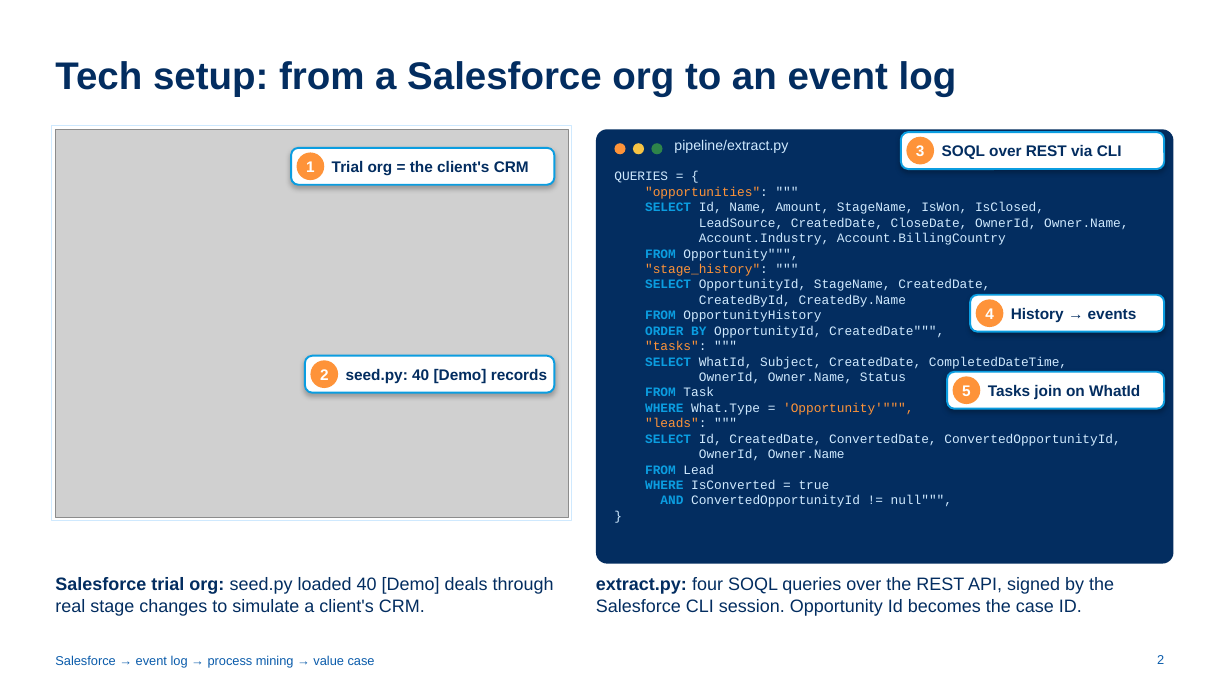
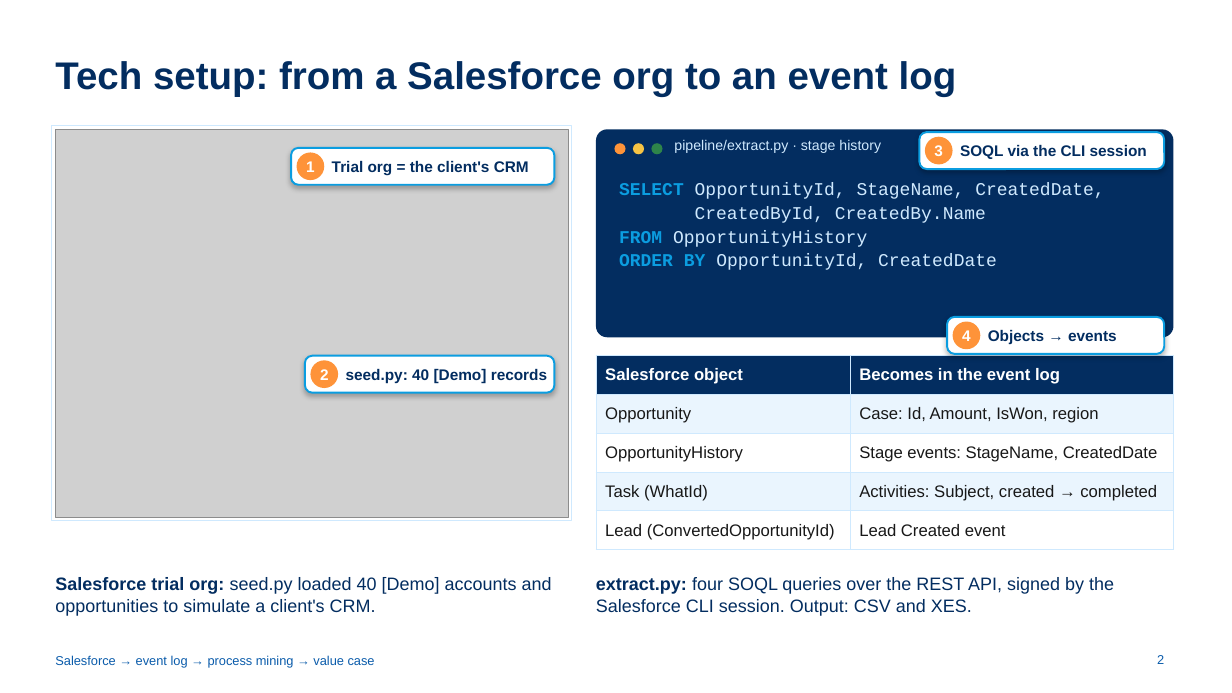
Before and after one commit to ch-lukas/salesforce-process-intelligence, a slide deck: slide 2 of deck/salesforce-process-intelligence-tech-setup.pptx. Drawn at 1232x693 pixels with LibreOffice and Linux fonts; fonts in the diff are those of the drawing; grey boxes stand for pictures. Boxes give left, top, right and bottom in pixels: in the first picture for what was removed or moved away, otherwise in the second. Text is boxed around its words. In the diff, an @@ line names an element or a change of style, - is before the commit and + after.

```diff
--- a/deck/salesforce-process-intelligence-tech-setup.pptx
+++ b/deck/salesforce-process-intelligence-tech-setup.pptx
@@ rounded rectangle resized from (x1=596, y1=129, x2=1174, y2=564) to (x1=596, y1=129, x2=1174, y2=337) @@
@@ rounded rectangle at (x1=596, y1=129, x2=1174, y2=337): proportions changed @@
@@ text at (x1=674, y1=139, x2=881, y2=153): text changed @@
-pipeline/extract.py
+pipeline/extract.py · stage history
@@ rounded rectangle resized from (x1=901, y1=132, x2=1165, y2=169) to (x1=920, y1=132, x2=1165, y2=169) @@
@@ text "3" moved from (x1=916, y1=145, x2=925, y2=156) to (x1=934, y1=145, x2=943, y2=156) @@
@@ ellipse moved from (x1=907, y1=137, x2=934, y2=165) to (x1=925, y1=137, x2=953, y2=165) @@
@@ text at (x1=960, y1=145, x2=1147, y2=159): text changed @@
-SOQL over REST via CLI
+SOQL via the CLI session
@@ text removed at (x1=614, y1=171, x2=1128, y2=507) @@
-QUERIES = {
-"opportunities": """
-SELECT Id, Name, Amount, StageName, IsWon, IsClosed,
-LeadSource, CreatedDate, CloseDate, OwnerId, Owner.Name,
-Account.Industry, Account.BillingCountry
-FROM Opportunity""",
-"stage_history": """
-SELECT OpportunityId, StageName, CreatedDate,
-CreatedById, CreatedBy.Name
-FROM OpportunityHistory
-ORDER BY OpportunityId, CreatedDate""",
-"tasks": """
-SELECT WhatId, Subject, CreatedDate, CompletedDateTime,
-OwnerId, Owner.Name, Status
-FROM Task
-WHERE What.Type = 'Opportunity'""",
-"leads": """
-SELECT Id, CreatedDate, ConvertedDate, ConvertedOpportunityId,
-OwnerId, Owner.Name
-FROM Lead
-WHERE IsConverted = true
-AND ConvertedOpportunityId != null""",
-}
@@ text added at (x1=619, y1=183, x2=1104, y2=270), 14 pt, text #CFE9FE @@
+SELECT OpportunityId, StageName, CreatedDate,
+CreatedById, CreatedBy.Name
+FROM OpportunityHistory
+ORDER BY OpportunityId, CreatedDate
@@ rounded rectangle resized from (x1=970, y1=295, x2=1165, y2=332) to (x1=947, y1=317, x2=1165, y2=354) @@
@@ text "4" moved from (x1=985, y1=308, x2=994, y2=319) to (x1=962, y1=330, x2=971, y2=341) @@
@@ ellipse moved from (x1=976, y1=299, x2=1004, y2=327) to (x1=953, y1=322, x2=981, y2=349) @@
@@ table added at (x1=596, y1=356, x2=1174, y2=544), 5 rows, 2 columns @@
+Salesforce object | Becomes in the event log
+Opportunity | Case: Id, Amount, IsWon, region
+OpportunityHistory | Stage events: StageName, CreatedDate
+Task (WhatId) | Activities: Subject, created → completed
+Lead (ConvertedOpportunityId) | Lead Created event
@@ text at (x1=988, y1=330, x2=1117, y2=344): text changed @@
-History → events
+Objects → events
@@ rounded rectangle removed at (x1=947, y1=372, x2=1165, y2=409) @@
@@ ellipse removed at (x1=953, y1=376, x2=981, y2=404) @@
@@ text removed at (x1=962, y1=385, x2=971, y2=396) @@
-5
@@ text removed at (x1=988, y1=385, x2=1140, y2=399) @@
-Tasks join on WhatId
@@ text at (x1=55, y1=577, x2=552, y2=616): text changed @@
-Salesforce trial org: seed.py loaded 40 [Demo] deals through real stage changes to simulate a client's CRM.
+Salesforce trial org: seed.py loaded 40 [Demo] accounts and opportunities to simulate a client's CRM.
@@ text at (x1=596, y1=577, x2=1114, y2=616): text changed @@
-extract.py: four SOQL queries over the REST API, signed by the Salesforce CLI session. Opportunity Id becomes the case ID.
+extract.py: four SOQL queries over the REST API, signed by the Salesforce CLI session. Output: CSV and XES.
```
Also in this commit, not shown: 1 other slide changed, 25 other files.
